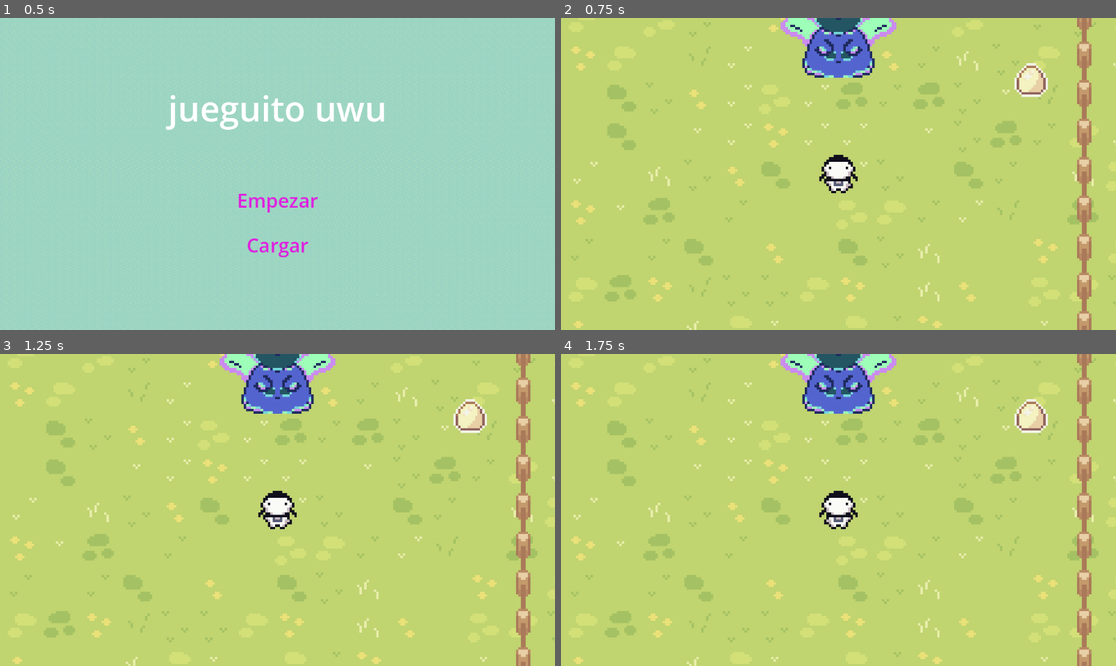
Above: before the commit, frames 1-4 (two rows, left to right).
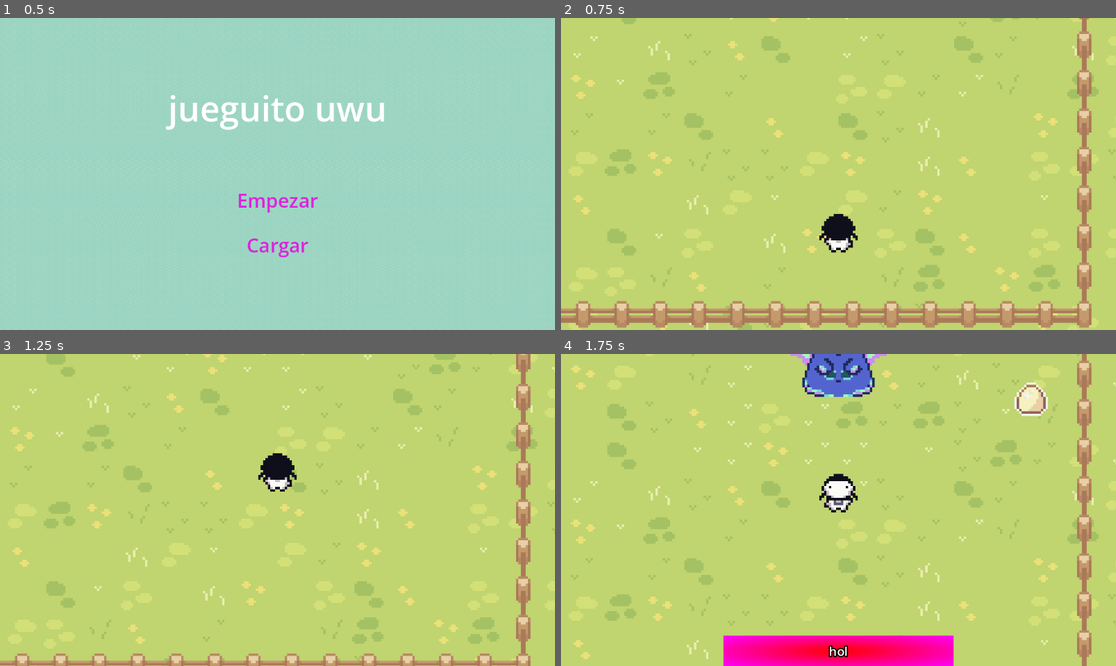
Above: after the commit, the same moments.

Repository: makiniqa/conocimiento-absurdo
Game: Godot game, scene res://Scenes/game.tscn
The game is run twice, just before and just after one commit, with the same random seed, the same clock (stepped at 60 frames per second) and the same inputs.
Inputs:
- Up to frame 1 (0.5 s): no input
- Up to frame 2 (0.75 s): click "Empezar" at 0.5 s
- Up to frame 3 (1.25 s): no input
- Up to frame 4 (1.75 s): tap Enter at 1.25 s; hold Right (right) from 1.28 s (still down); tap Z at 1.35 s; tap Space at 1.52 s

Frame 1 is identical in both runs. In frame 2, 19% of the frame differs, in the area x 0-100%, y 0-100%; in frame 3, 16%; in frame 4, 17%.
Error before the commit: Parse Error: Identifier "default_talking_speed" not declared in the current scope. (res://Scripts/nivel_1.gd:72)

Commit message:
fix: se cagó cuando mergeé

Diff:
--- a/Scripts/nivel_1.gd
+++ b/Scripts/nivel_1.gd
@@ -69,35 +69,35 @@
 func _on_libreria_interact() -> void:
 	$Player.active = false
 	if not hablaste_con_libreria:
-		$DialogueBox.queue_display_text("hola cómo va, somos una librería", default_talking_speed, "honk")
-		$DialogueBox.queue_display_text("no tenemos muchos clientes por acá", default_talking_speed, "honk")
-		$DialogueBox.queue_display_text("la vieja esa los espanta a todes u.u", default_talking_speed, "honk")
-		$DialogueBox.queue_display_text("buee pero no seas malo con ella :(", default_talking_speed)
-		$DialogueBox.queue_display_text("como sea, cuchame", default_talking_speed, "honk")
-		$DialogueBox.queue_display_text("te doy lo que quieras si lográs que esa wacha se vaya", default_talking_speed, "honk")
-		$DialogueBox.queue_display_text("weno owo", default_talking_speed)
+		$DialogueBox.queue_display_text("hola cómo va, somos una librería", DialogueBox.default_talking_speed, "honk")
+		$DialogueBox.queue_display_text("no tenemos muchos clientes por acá", DialogueBox.default_talking_speed, "honk")
+		$DialogueBox.queue_display_text("la vieja esa los espanta a todes u.u", DialogueBox.default_talking_speed, "honk")
+		$DialogueBox.queue_display_text("buee pero no seas malo con ella :(", DialogueBox.default_talking_speed)
+		$DialogueBox.queue_display_text("como sea, cuchame", DialogueBox.default_talking_speed, "honk")
+		$DialogueBox.queue_display_text("te doy lo que quieras si lográs que esa wacha se vaya", DialogueBox.default_talking_speed, "honk")
+		$DialogueBox.queue_display_text("weno owo", DialogueBox.default_talking_speed)
 		hablaste_con_libreria = true
 	elif not hablaste_con_orcnella:
-		$DialogueBox.queue_display_text("dale wachín, hace que se vaya", default_talking_speed, "honk")
+		$DialogueBox.queue_display_text("dale wachín, hace que se vaya", DialogueBox.default_talking_speed, "honk")
 	else:
-		$DialogueBox.queue_display_text("dice la señora que si le das un cigarrillo se va", default_talking_speed)
-		$DialogueBox.queue_display_text("dios qué vieja conchuda", default_talking_speed, "honk")
-		$DialogueBox.queue_display_text("mirá", default_talking_speed, "honk")
-		$DialogueBox.queue_display_text("yo no fumo pero agarrate estos marcadores y hacele un \"cigarrillo\" a la señora", default_talking_speed, "honk")
-		$DialogueBox.queue_display_text("está lo suficientemente pasada de vino como para no darse cuenta", default_talking_speed, "honk")
+		$DialogueBox.queue_display_text("dice la señora que si le das un cigarrillo se va", DialogueBox.default_talking_speed)
+		$DialogueBox.queue_display_text("dios qué vieja conchuda", DialogueBox.default_talking_speed, "honk")
+		$DialogueBox.queue_display_text("mirá", DialogueBox.default_talking_speed, "honk")
+		$DialogueBox.queue_display_text("yo no fumo pero agarrate estos marcadores y hacele un \"cigarrillo\" a la señora", DialogueBox.default_talking_speed, "honk")
+		$DialogueBox.queue_display_text("está lo suficientemente pasada de vino como para no darse cuenta", DialogueBox.default_talking_speed, "honk")
 		personita_tiene_marcadores = true
 
 
 func _on_vuvuzela_interact() -> void:
 	$Player.active = false
 	$Vuvuzela.queue_free()
-	$DialogueBox.queue_display_text("*hacés un montón de ruido*", default_talking_speed, "honk")
-	$DialogueBox.queue_display_text("pero la vieja no se inmuta", default_talking_speed, "honk")
+	$DialogueBox.queue_display_text("*hacés un montón de ruido*", DialogueBox.default_talking_speed, "honk")
+	$DialogueBox.queue_display_text("pero la vieja no se inmuta", DialogueBox.default_talking_speed, "honk")
 
 
 func _on_manzana_interact() -> void:
 	$Player.active = false
 	$Manzana.queue_free()
-	$DialogueBox.queue_display_text("*le tirás una manzana en la cabeza a la vieja*", default_talking_speed, "honk")
-	$DialogueBox.queue_display_text("bueno tus modales no son los mejores pibe", default_talking_speed, "honk")
-	$DialogueBox.queue_display_text("pero gracias tenía hambre", default_talking_speed, "honk")
+	$DialogueBox.queue_display_text("*le tirás una manzana en la cabeza a la vieja*", DialogueBox.default_talking_speed, "honk")
+	$DialogueBox.queue_display_text("bueno tus modales no son los mejores pibe", DialogueBox.default_talking_speed, "honk")
+	$DialogueBox.queue_display_text("pero gracias tenía hambre", DialogueBox.default_talking_speed, "honk")
